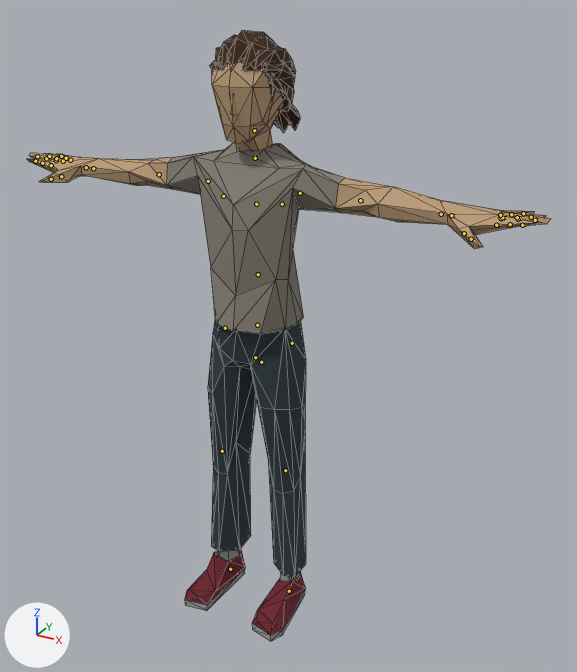
The glTF model apps/arcade/public/models/people/casual2.glb, before and after one commit.
Rendered twice from a 50 mm lens placed at (1.179, -1.993, 1.96), pointed at (0.079, 0.006, 0.96). The lights are fixed; the arrows at lower left show +X, +Y and +Z. The first picture is the older version. The bones that change, and the others that lie on the model, are drawn over the model as lines. Mesh edges are drawn as thin lines.

Objects in the first picture: 'Casual2_Feet'.
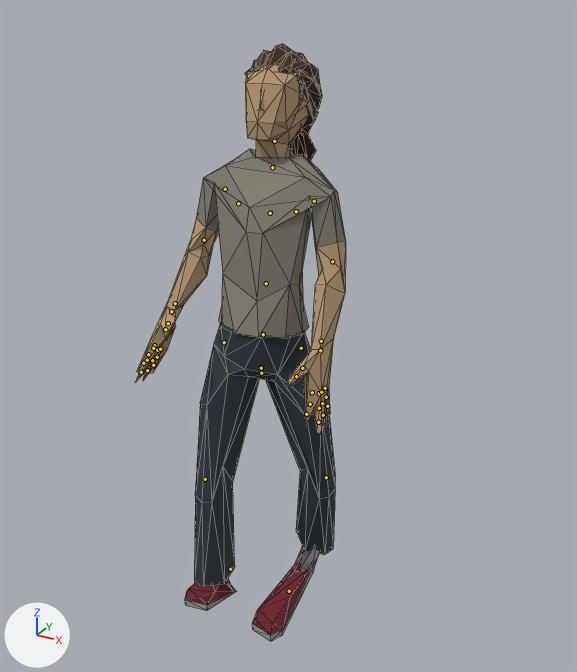
The newer file adds an action. The first version stands in its rest pose; the second is drawn at frame 7 of the action 'HitRecieve_2'.

What the commit changed:
Bone 'Body' (bone_body) moves from (0.0, 0.0, 0.0) to (0.0, -0.00039, 1e-05).
Bone 'Body' (bone_body) turns from (0, 0, 0) to (-9, 27, -4) degrees about its own x, y and z.
Bone 'Torso' (bone_torso) turns from (0, 0, 0) to (-1, -28, 1) degrees about its own x, y and z.
Bone 'Head' (bone_head) turns from (0, 0, 0) to (-14, 0, 0) degrees about its own x, y and z.
Bone 'UpperArm.L' (bone_upperarm_l) turns from (0, 0, 0) to (-70, 7, 0) degrees about its own x, y and z.
Bone 'LowerArm.L' (bone_lowerarm_l) turns from (0, 0, 0) to (-12, -8, -19) degrees about its own x, y and z.
Bone 'Index2.L' (bone_index2_l) turns from (0, 0, 0) to (-14, 2, 0) degrees about its own x, y and z.
Bone 'Index3.L' (bone_index3_l) turns from (0, 0, 0) to (-7, 2, 1) degrees about its own x, y and z.
Bone 'Thumb3.L' (bone_thumb3_l) turns from (0, 0, 0) to (-13, -3, 7) degrees about its own x, y and z.
Bone 'UpperArm.R' (bone_upperarm_r) turns from (0, 0, 0) to (-67, 3, -12) degrees about its own x, y and z.
Bone 'LowerArm.R' (bone_lowerarm_r) turns from (0, 0, 0) to (-30, -10, 40) degrees about its own x, y and z.
Bone 'Thumb3.R' (bone_thumb3_r) turns from (0, 0, 0) to (-13, 3, -7) degrees about its own x, y and z.
Bone 'UpperLeg.L' (bone_upperleg_l) turns from (0, 0, 0) to (-16, -21, 7) degrees about its own x, y and z.
Bone 'LowerLeg.L' (bone_lowerleg_l) turns from (0, 0, 0) to (28, 0, 0) degrees about its own x, y and z.
Bone 'UpperLeg.R' (bone_upperleg_r) turns from (0, 0, 0) to (-4, 20, -11) degrees about its own x, y and z.
Bone 'LowerLeg.R' (bone_lowerleg_r) turns from (0, 0, 0) to (16, 0, 0) degrees about its own x, y and z.

Changed parts and their boxes (x1, y1, x2, y2) in the pictures (577 x 672 px):
'Casual2_Feet', posed (60% narrower)
    before: (27, 30, 551, 641)
    after: (135, 44, 346, 641)
bone 'Body', root to tip
    before: (261, 362) to (261, 359)
    after: (261, 373) to (261, 370)
bone 'Torso', root to tip
    before: (258, 274) to (258, 272)
    after: (266, 283) to (266, 281)
bone 'Head', root to tip
    before: (254, 130) to (254, 127)
    after: (274, 141) to (275, 138)
bone 'UpperArm.L', root to tip
    before: (300, 193) to (302, 193)
    after: (314, 201) to (315, 204)
bone 'LowerArm.L', root to tip
    before: (360, 200) to (363, 201)
    after: (332, 261) to (332, 264)
bone 'Index2.L', root to tip
    before: (496, 225) to (500, 225)
    after: (312, 392) to (311, 395)
bone 'Index3.L', root to tip
    before: (510, 224) to (513, 225)
    after: (310, 404) to (309, 407)
bone 'Thumb3.L', root to tip
    before: (471, 239) to (473, 240)
    after: (296, 376) to (295, 378)
bone 'UpperArm.R', root to tip
    before: (208, 181) to (206, 180)
    after: (225, 189) to (224, 191)
bone 'LowerArm.R', root to tip
    before: (159, 174) to (156, 174)
    after: (204, 240) to (203, 242)
bone 'Thumb3.R', root to tip
    before: (51, 179) to (48, 179)
    after: (165, 329) to (165, 331)
bone 'UpperLeg.L', root to tip
    before: (292, 343) to (292, 344)
    after: (301, 348) to (301, 349)
bone 'LowerLeg.L', root to tip
    before: (285, 470) to (285, 471)
    after: (326, 477) to (325, 478)
bone 'UpperLeg.R', root to tip
    before: (225, 328) to (225, 329)
    after: (224, 342) to (224, 344)
bone 'LowerLeg.R', root to tip
    before: (222, 451) to (222, 452)
    after: (205, 479) to (205, 480)
